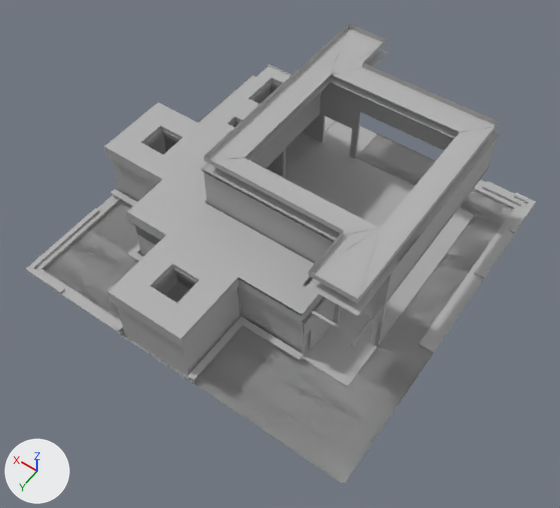
The glTF model webVR/models/glbModels/building.glb: old version first, new version second.
Rendered twice from a 50 mm camera at (-49.9, 72.5, 108.0) aimed at (-3.2, 7.2, 5.3). Arrows for +X, +Y and +Z are at lower left; the lights stay in place. Where no turn or scale is listed for an object, it has been applied to the vertices. Vertices at the same position are counted once.

Objects in the first picture: 'building.003'.
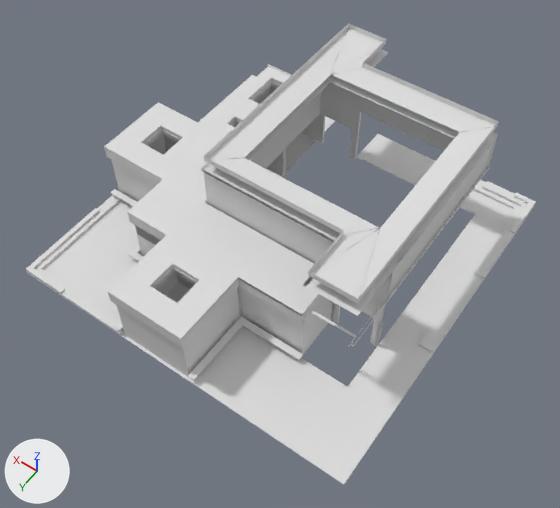
Changed parts and their boxes [x1, y1, x2, y2] in the pictures (560 x 508 px; the box of a moved part takes in the faces that stretch with it):
part 1 of me_building_003, moved or reshaped
    before: [26, 64, 535, 485]
    after: [26, 23, 535, 485]
part 2 of me_building_003, added
    after: [198, 75, 254, 124]
part 3 of me_building_003, recoloured (grey to white)
    both: [37, 28, 529, 474]

What the commit changed:
Material '/Pearl_White.001' (mat_pearl_white_001) is new.
Its base color is (0.737, 0.737, 0.737) (light grey #dfdfdf).
Its roughness is 1.0.
Material 'diffuse_Black.001' (mat_diffuse_black_001) is new.
Its base color is (0.0, 0.0, 0.0) (black #000000).
Its roughness is 1.0.
me_building_003 is used by ob_building_003; location (0.0, 0.0, 0.0).
me_building_003 had 16518 vertices, 28476 faces and spanned x -32.5..32.5, y -32.6..32.5, z -0.2..22.8.
me_building_003 now has 16793 vertices, 26492 faces and spans x -32.5..32.5, y -32.6..32.5, z -0.2..22.8.
me_building_003 part 1: 465 vertices moved from x -32.5..31.9, y -32.5..32.5, z -0.2..19.7 to x -32.5..32.3, y -32.5..32.5, z -0.2..19.7; 1635 vertices removed from x -32.5..32.5, y -32.6..32.5, z -0.2..19.8; 1908 vertices added at x -32.5..32.5, y -32.6..32.5, z -0.2..22.8.
me_building_003 part 2: 1 vertex added at x 32.5, y -18.4, z 0.0.
me_building_003 part 3: 18562 faces spanning x -32.5..32.5, y -32.5..32.5, z -0.2..21.8 switch from mat_diffuse_black_005 (grey #b2b2b2) to mat_pearl_white_001 (light grey #dfdfdf).
me_building_003 now uses material mat_diffuse_black_001 (black #000000).
